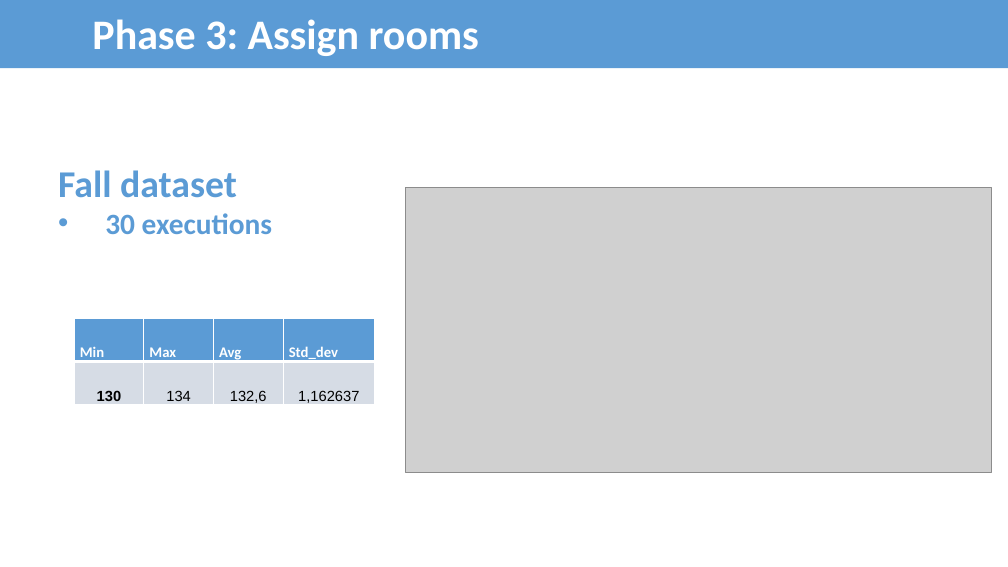
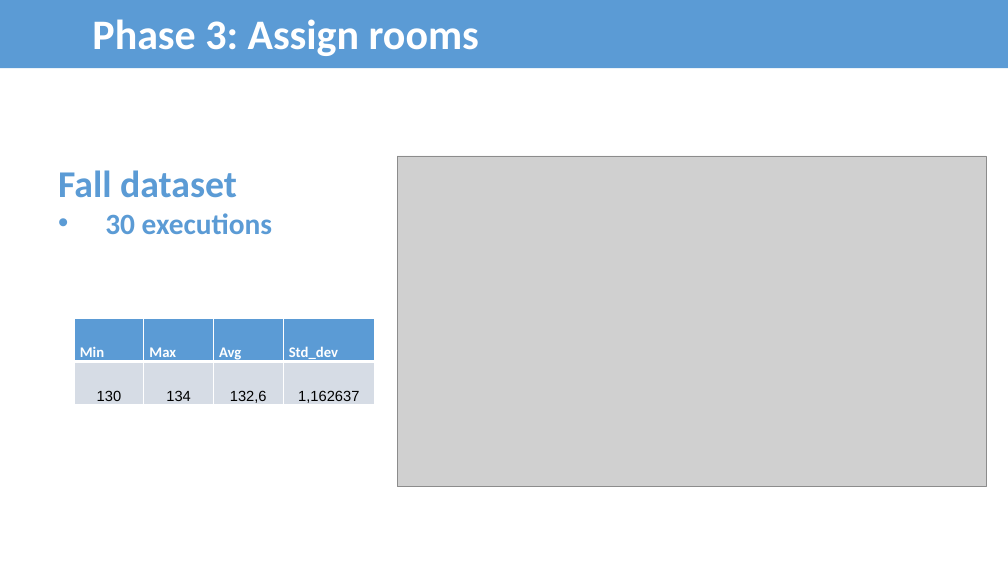
Before and after one commit to bee-lullaby/FinalProject, a slide deck: slide 66 of Documents/FUTimetabling_Presentation_Ver5.1.pptx. Drawn at 1008x567 pixels with LibreOffice and Linux fonts; fonts in the diff are those of the drawing; grey boxes stand for pictures. Boxes give left, top, right and bottom in pixels: in the first picture for what was removed or moved away, otherwise in the second. Text is boxed around its words. In the diff, an @@ line names an element or a change of style, - is before the commit and + after.

Commit message:
update figure

```diff
--- a/Documents/FUTimetabling_Presentation_Ver5.1.pptx
+++ b/Documents/FUTimetabling_Presentation_Ver5.1.pptx
@@ picture: place and size @@
-picture at bbox=[405, 188, 991, 473]
+picture at bbox=[397, 156, 986, 487]
@@ table at bbox=[74, 318, 374, 407] @@
@@ bold off in "130" @@
```
Also in this commit, not shown: 3 other slides changed.
